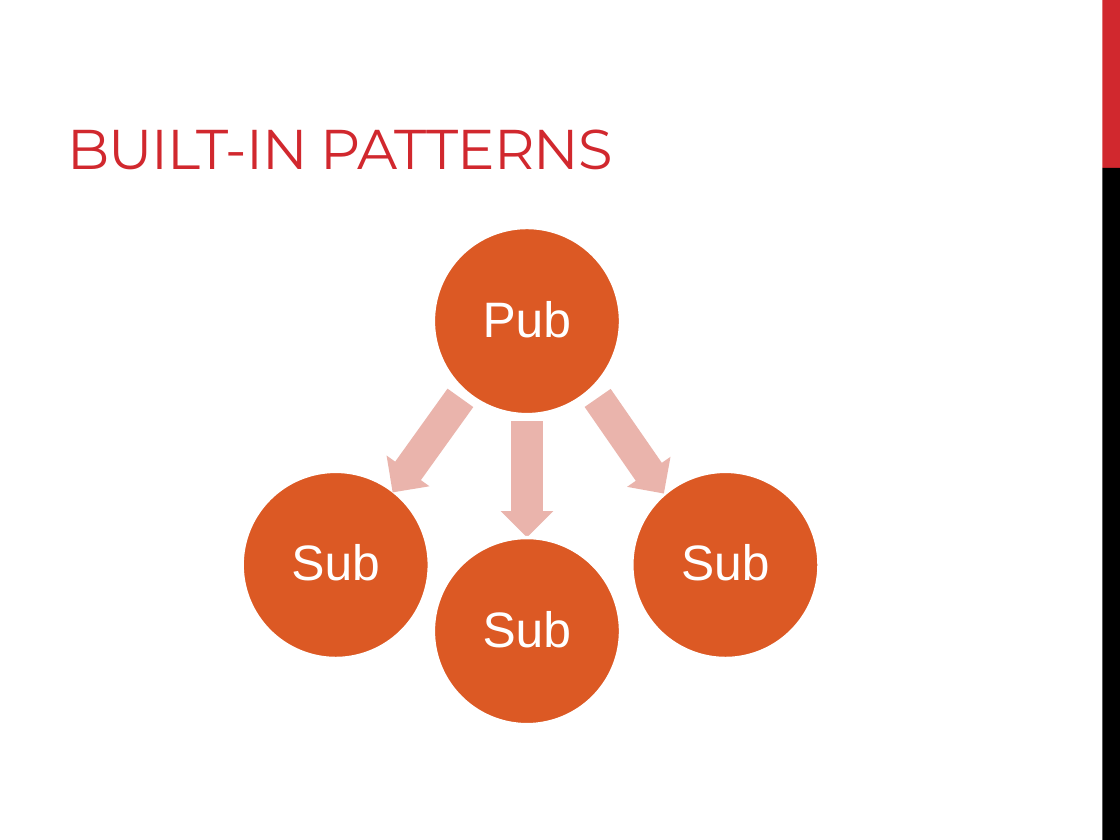
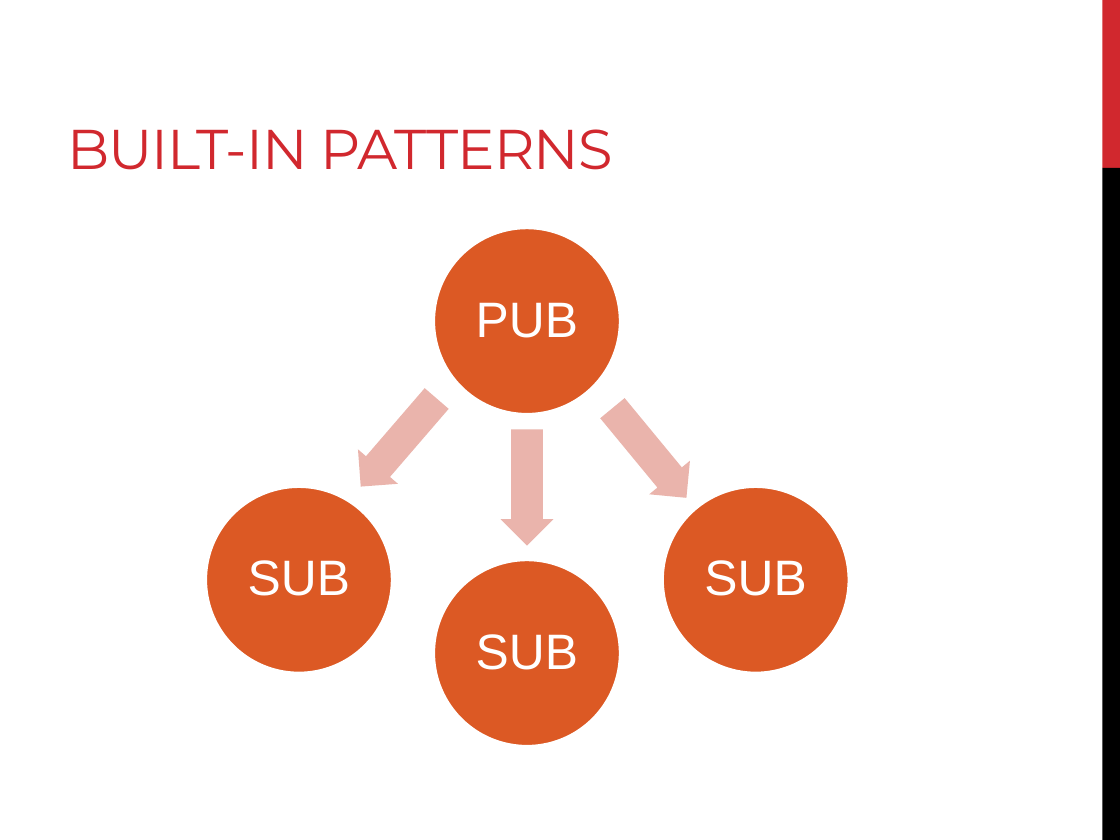
Before and after one commit to RyanHauert/presentations-zeromq, a slide deck: slide 8 of Presentation/ZeroMQ.pptx. Drawn at 1120x840 pixels with LibreOffice and Linux fonts; fonts in the diff are those of the drawing. Boxes give left, top, right and bottom in pixels: in the first picture for what was removed or moved away, otherwise in the second. Text is boxed around its words. In the diff, an @@ line names an element or a change of style, - is before the commit and + after.

```diff
--- a/Presentation/ZeroMQ.pptx
+++ b/Presentation/ZeroMQ.pptx
@@ text at (476, 302, 578, 338): text changed @@
-Pub
+PUB
@@ right arrow at (341, 382, 457, 504): rotation 125 to 130 degrees @@
@@ right arrow at (592, 391, 707, 515): rotation 55 to 50 degrees @@
@@ right arrow: place and size @@
-right arrow at (501, 421, 554, 537)
+right arrow at (501, 430, 554, 546)
@@ ellipse: place and size @@
-ellipse at (242, 472, 429, 659)
+ellipse at (205, 486, 392, 673)
@@ ellipse: place and size @@
-ellipse at (632, 472, 819, 659)
+ellipse at (662, 486, 849, 673)
@@ text at (248, 560, 350, 596): text changed @@
-Sub
+SUB
@@ ellipse: place and size @@
-ellipse at (433, 538, 620, 725)
+ellipse at (433, 560, 620, 747)
@@ text at (704, 560, 806, 596): text changed @@
-Sub
+SUB
@@ text at (476, 634, 578, 670): text changed @@
-Sub
+SUB
```
Also in this commit, not shown: 1 other slide changed, 1 slide added, 9 other files.
